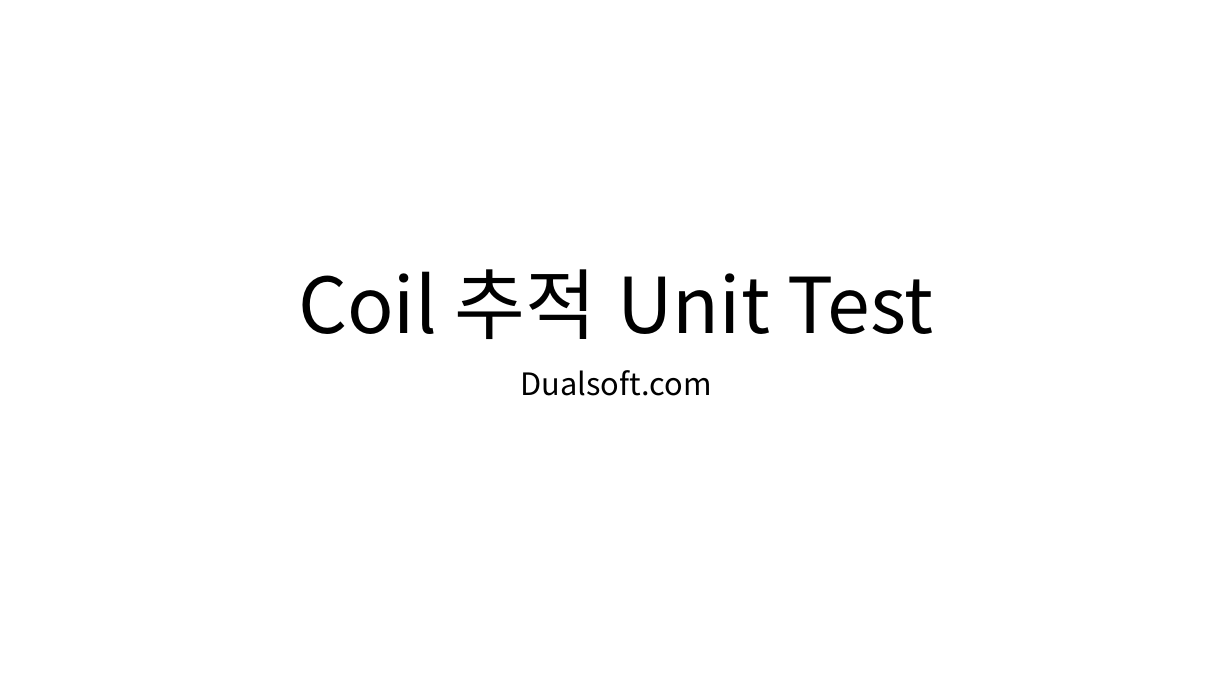
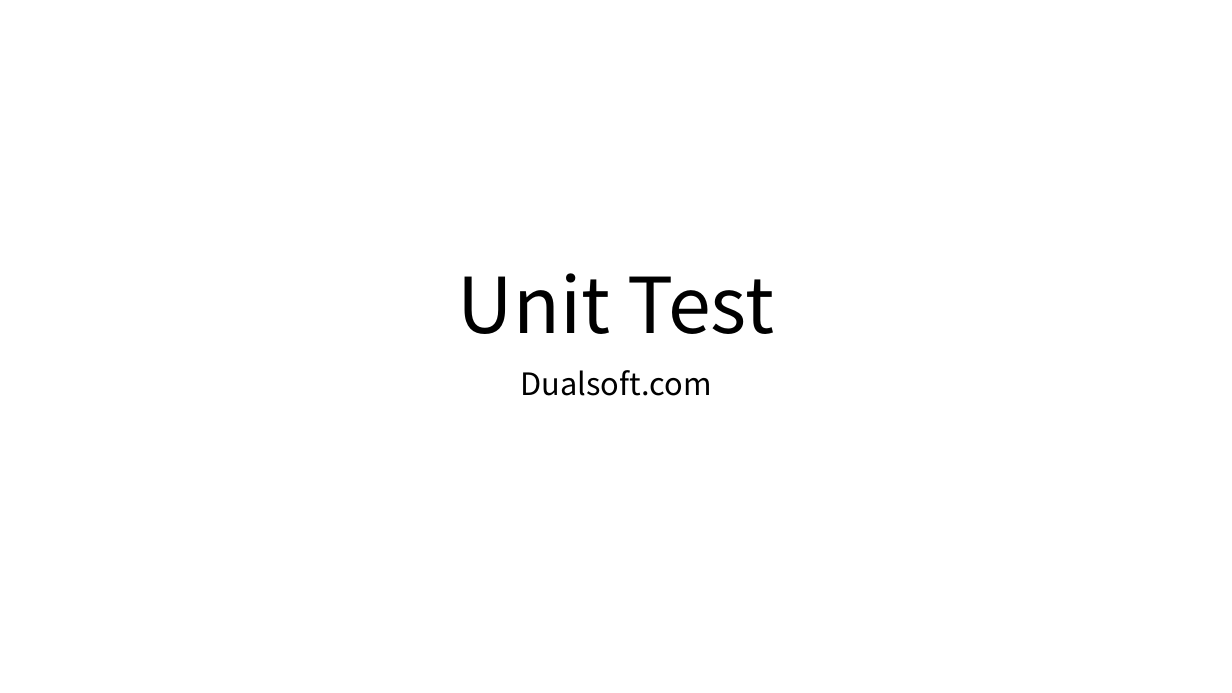
Before and after one commit to DualsoftDev/ds, a slide deck: slide 1 of DsDotNet/src/UnitTest/UnitTest.Model/ImportOfficeExample/Sample/ls.pptx. Drawn at 1232x693 pixels with LibreOffice and Linux fonts; fonts in the diff are those of the drawing. Boxes give left, top, right and bottom in pixels: in the first picture for what was removed or moved away, otherwise in the second. Text is boxed around its words. In the diff, an @@ line names an element or a change of style, - is before the commit and + after.

```diff
--- a/DsDotNet/src/UnitTest/UnitTest.Model/ImportOfficeExample/Sample/ls.pptx
+++ b/DsDotNet/src/UnitTest/UnitTest.Model/ImportOfficeExample/Sample/ls.pptx
@@ title at (x1=458, y1=273, x2=774, y2=334): text changed @@
-Coil 추적 Unit Test
+Unit Test
```
Also in this commit, not shown: 6 slides added, 2 other files.
